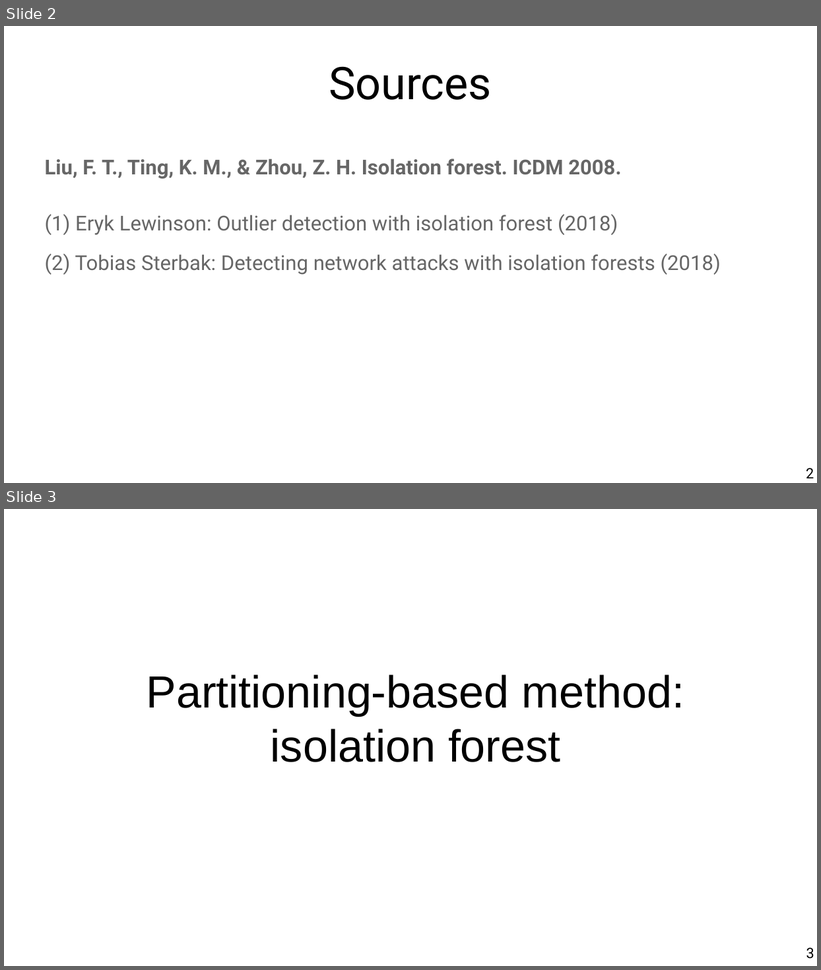
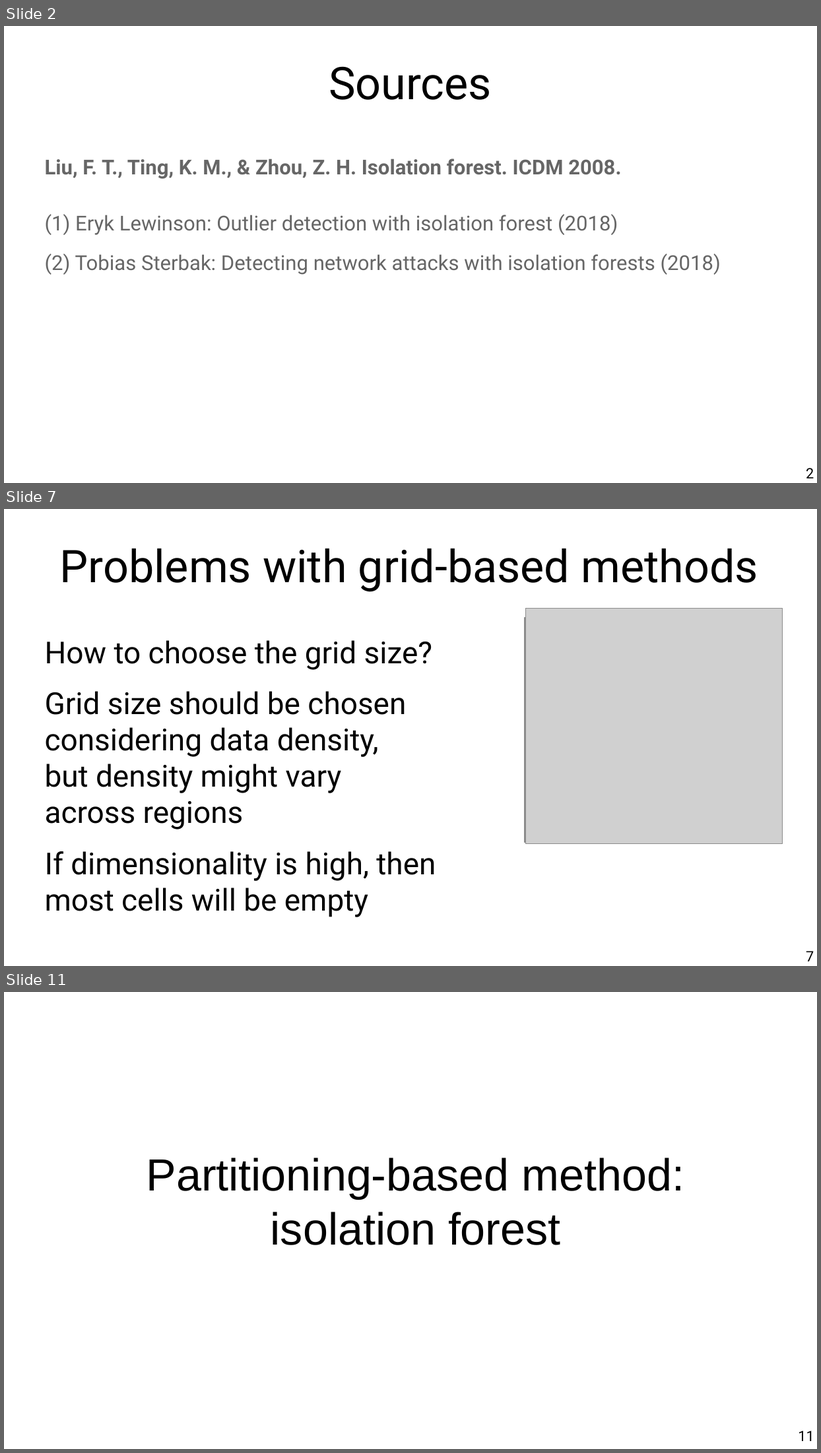
Before and after one commit to chatox/data-mining-course, a slide deck: theory/odp/tt21_outliers_isolation.odp. Shown one above the other, each under a label of ours: slides 2 and 3 before the commit, slides 2, 7 and 11 after it; the slides between them are not shown. The pictures are 821x970 and 821x1453 pixels, drawn with LibreOffice and Linux fonts; fonts in the diff are those of the drawing; grey boxes stand for pictures. Boxes give left, top, right and bottom in pixels: in the first picture for what was removed or moved away, otherwise in the second. Text is boxed around its words. In the diff, an @@ line names an element or a change of style, - is before the commit and + after.

```diff
--- a/theory/odp/tt21_outliers_isolation.odp
+++ b/theory/odp/tt21_outliers_isolation.odp
@@ slide 7 added at (x1=4, y1=509, x2=817, y2=966), background #FFFFFF @@
@@ title added at (x1=60, y1=548, x2=758, y2=592), 44 pt, text #000000 @@
+Problems with grid-based methods
@@ picture added at (x1=525, y1=617, x2=778, y2=842) @@
@@ picture added at (x1=525, y1=608, x2=782, y2=844) @@
@@ text added at (x1=45, y1=640, x2=436, y2=918), 29.6 pt, text #000000 @@
+How to choose the grid size?
+Grid size should be chosen
+considering data density,
+but density might vary
+across regions
+If dimensionality is high, then
+most cells will be empty
@@ page number added at (x1=806, y1=951, x2=814, y2=962), 14 pt, text #000000 @@
+7
@@ what was slide 3 is now slide 11 @@
@@ page number at (x1=798, y1=1431, x2=814, y2=1441): text changed @@
-3
+11
```
Also in this commit, not shown: 11 slides changed, 8 other slides added, 1 slide removed, 2 other files.
